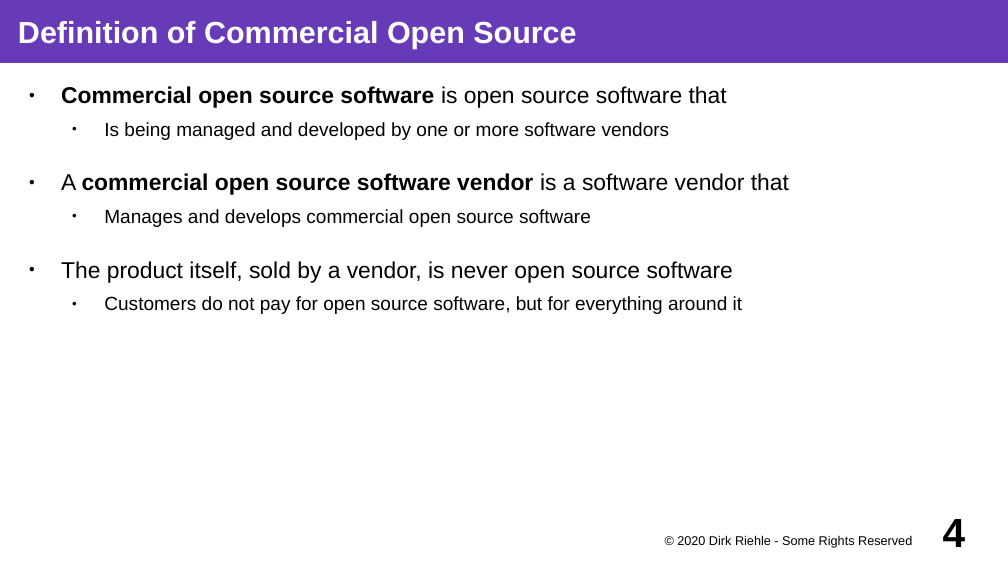
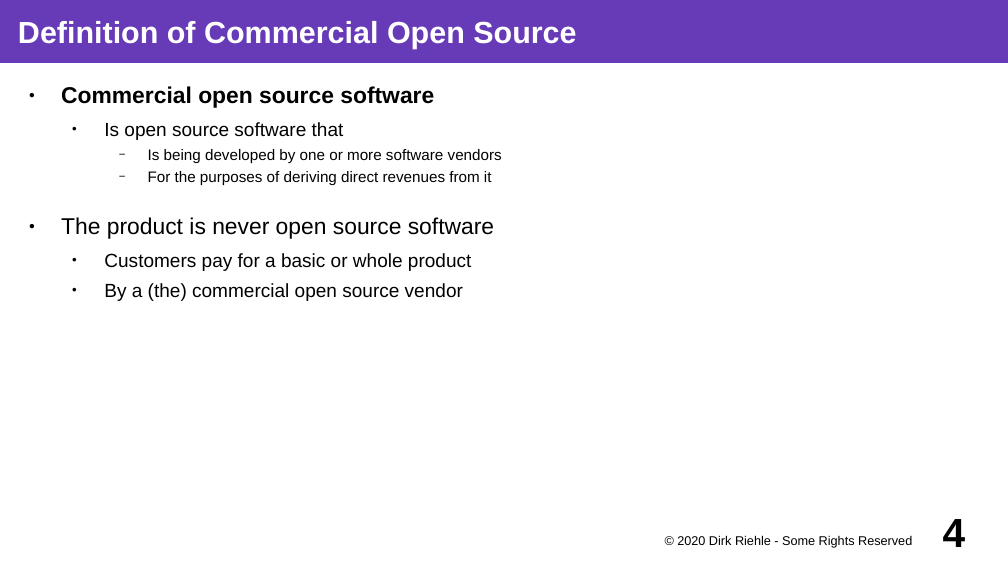
Before and after one commit to dirkriehle/coss-course, a slide deck: slide 4 of Lecture slides/COSS C03 - Commercial Open Source.odp. Drawn at 1008x567 pixels with LibreOffice and Linux fonts; fonts in the diff are those of the drawing. Boxes give left, top, right and bottom in pixels: in the first picture for what was removed or moved away, otherwise in the second. Text is boxed around its words. In the diff, an @@ line names an element or a change of style, - is before the commit and + after.

Commit message:
Updates curriculu, startup informatik; moved product strategies to cloud service + updates; worked on fundraising

```diff
--- a/Lecture slides/COSS C03 - Commercial Open Source.odp
+++ b/Lecture slides/COSS C03 - Commercial Open Source.odp
@@ text at (61, 86, 502, 301): text changed; size 18 to 15 pt @@
-● Commercial open source software is open source software that
-  ● Is being managed and developed by one or more software vendors
-● A commercial open source software vendor is a software vendor that
-  ● Manages and develops commercial open source software
-● The product itself, sold by a vendor, is never open source software
-  ● Customers do not pay for open source software, but for everything around it
+● Commercial open source software
+  ● Is open source software that
+    − Is being developed by one or more software vendors
+    − For the purposes of deriving direct revenues from it
+● The product is never open source software
+  ● Customers pay for a basic or whole product
+  ● By a (the) commercial open source vendor
```
Also in this commit, not shown: 1 other slide changed, 23 other files.
